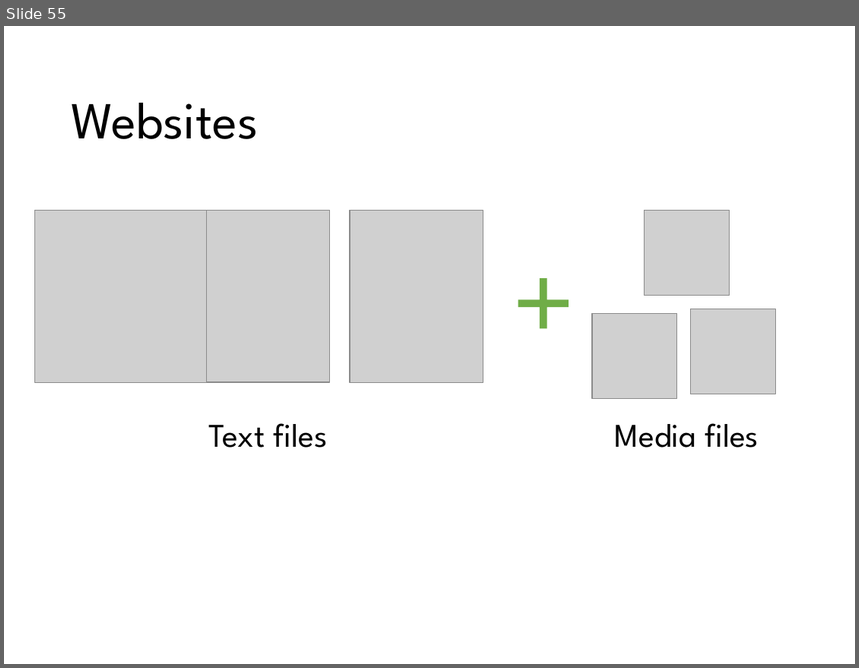
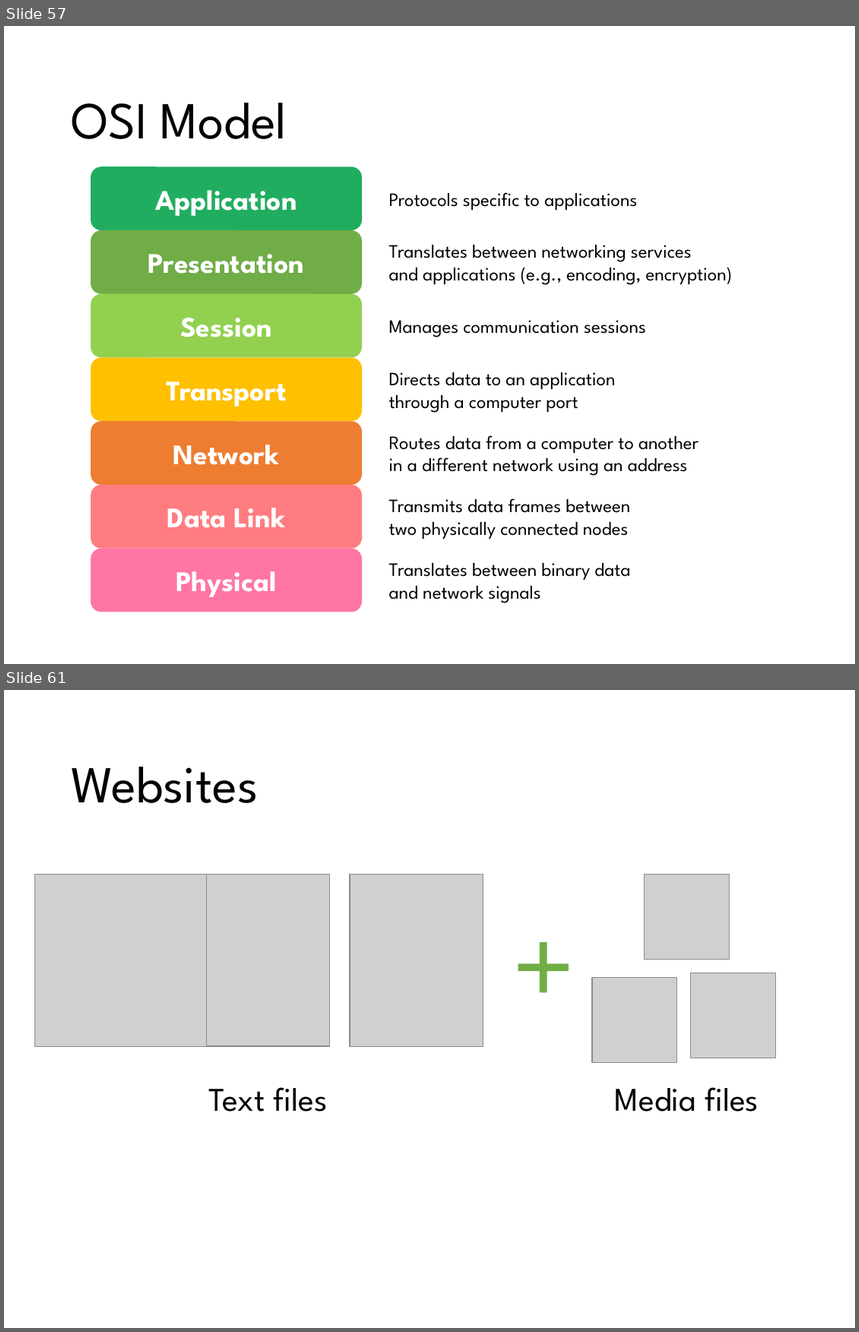
Before and after one commit to Yi-Chia-Chen/my-website, a slide deck: Files/Slides/Web Development_Yi-Chia Chen.pptx. Shown one above the other, each under a label of ours: slide 55 before the commit, slides 57 and 61 after it; the slides between them are not shown. The pictures are 859x668 and 859x1332 pixels, drawn with LibreOffice and Linux fonts; fonts in the diff are those of the drawing; grey boxes stand for pictures. Boxes give left, top, right and bottom in pixels: in the first picture for what was removed or moved away, otherwise in the second. Text is boxed around its words. In the diff, an @@ line names an element or a change of style, - is before the commit and + after.

```diff
--- a/Files/Slides/Web Development_Yi-Chia Chen.pptx
+++ b/Files/Slides/Web Development_Yi-Chia Chen.pptx
@@ slide 57 added at bbox=[4, 26, 855, 664], background #FFFFFF @@
@@ title added at bbox=[71, 103, 287, 139], 44 pt, text #000000 @@
+OSI Model
@@ rounded rectangle added at bbox=[91, 167, 363, 230], fill #21AD60, 24 pt, text #FFFFFF, bold @@
+Application
@@ text added at bbox=[389, 192, 637, 211], 16 pt, text #000000 @@
+Protocols specific to applications
@@ rounded rectangle added at bbox=[91, 230, 363, 294], fill #70AD47, 24 pt, text #FFFFFF, bold @@
+Presentation
@@ text added at bbox=[389, 245, 733, 285], 16 pt, text #000000 @@
+Translates between networking services
+and applications (e.g., encoding, encryption)
@@ rounded rectangle added at bbox=[91, 294, 363, 358], fill #92D050, 24 pt, text #FFFFFF, bold @@
+Session
@@ text added at bbox=[389, 320, 646, 338], 16 pt, text #000000 @@
+Manages communication sessions
@@ rounded rectangle added at bbox=[91, 358, 363, 422], fill #FFC000, 24 pt, text #FFFFFF, bold @@
+Transport
@@ text added at bbox=[389, 373, 615, 413], 16 pt, text #000000 @@
+Directs data to an application
+through a computer port
@@ rounded rectangle added at bbox=[91, 422, 363, 486], fill #ED7D31, 24 pt, text #FFFFFF, bold @@
+Network
@@ text added at bbox=[389, 436, 699, 476], 16 pt, text #000000 @@
+Routes data from a computer to another
+in a different network using an address
@@ rounded rectangle added at bbox=[91, 485, 363, 549], fill #FF7C80, 24 pt, text #FFFFFF, bold @@
+Data Link
@@ text added at bbox=[389, 499, 630, 540], 16 pt, text #000000 @@
+Transmits data frames between
+two physically connected nodes
@@ rounded rectangle added at bbox=[91, 549, 363, 613], fill #FF75A3, 24 pt, text #FFFFFF, bold @@
+Physical
@@ text added at bbox=[389, 563, 630, 604], 16 pt, text #000000 @@
+Translates between binary data
+and network signals
@@ what was slide 55 is now slide 61 @@
```
Also in this commit, not shown: 24 slides changed, 18 other slides added, 11 slides removed, 3 other files.
